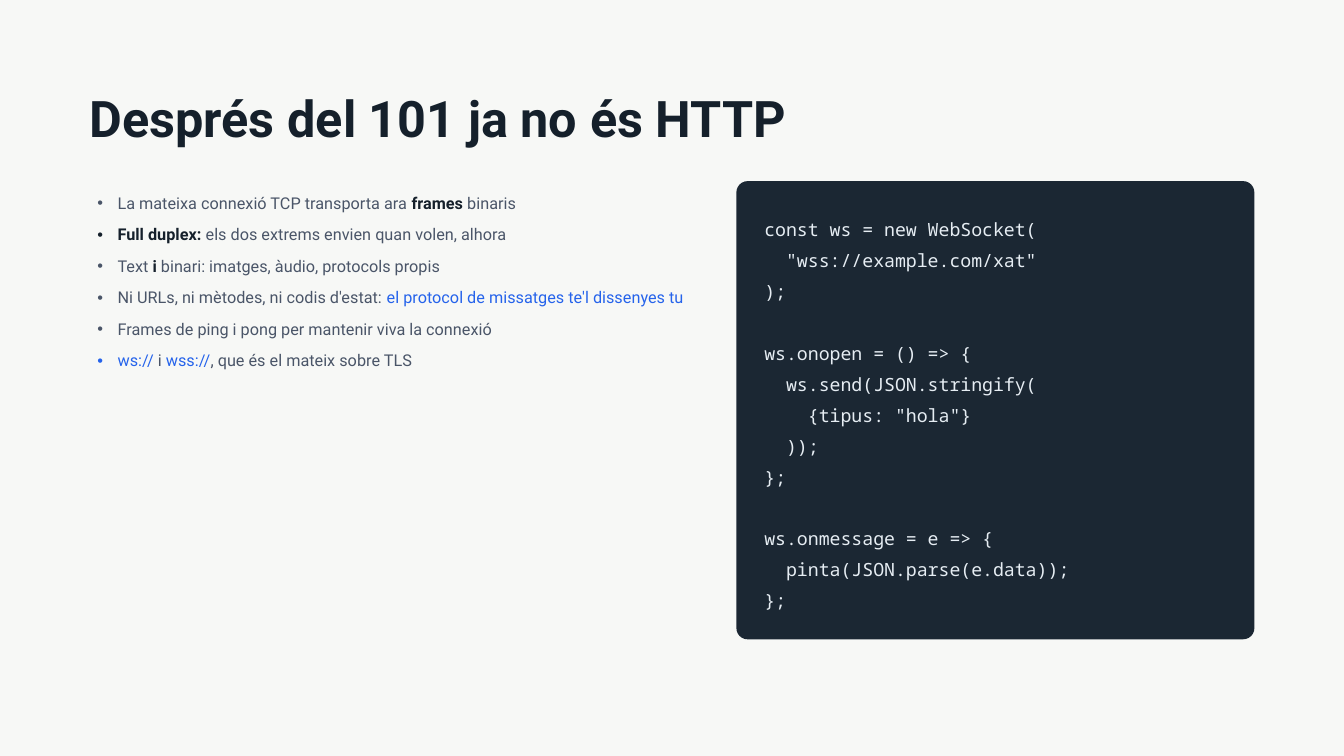
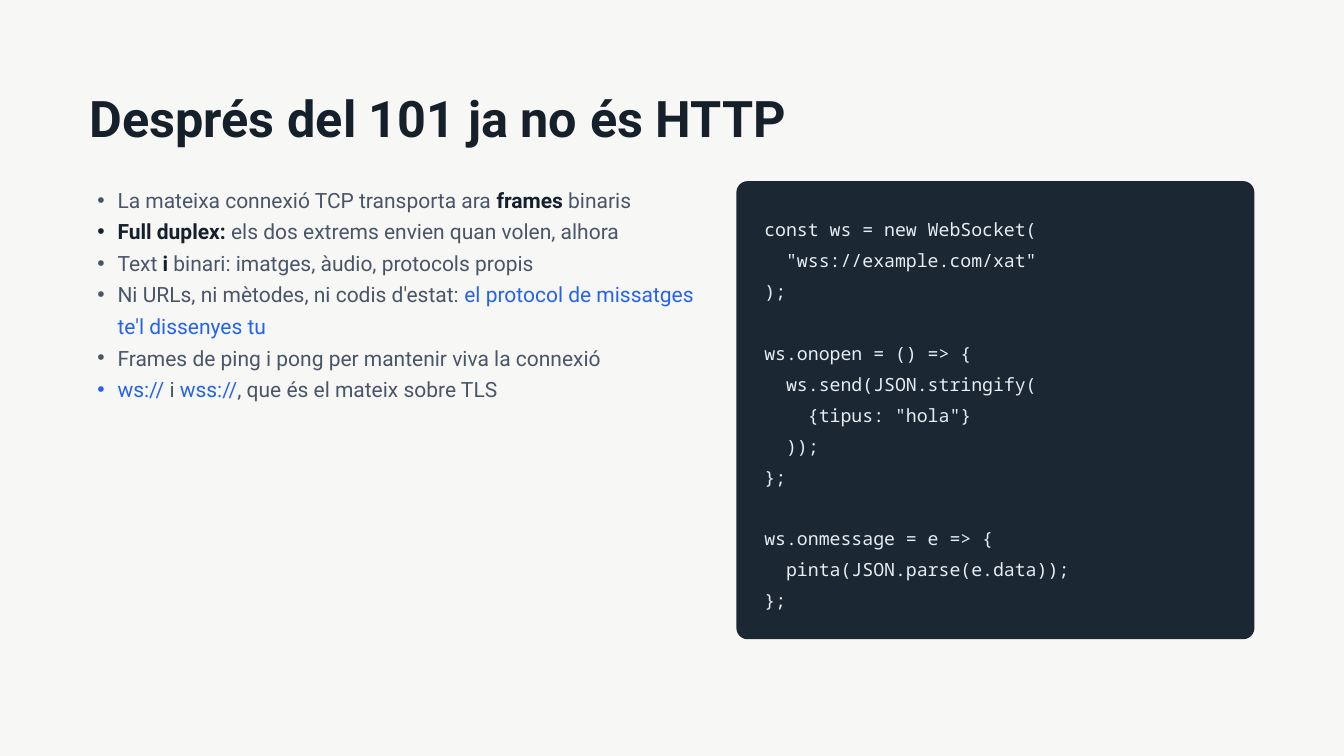
Before and after one commit to amplob/ASW, a slide deck: slide 8 of teoria/WebSockets i Server-Sent Events.pptx. Drawn at 1344x756 pixels with LibreOffice and Linux fonts; fonts in the diff are those of the drawing. Boxes give left, top, right and bottom in pixels: in the first picture for what was removed or moved away, otherwise in the second. Text is boxed around its words. In the diff, an @@ line names an element or a change of style, - is before the commit and + after.

```diff
--- a/teoria/WebSockets i Server-Sent Events.pptx
+++ b/teoria/WebSockets i Server-Sent Events.pptx
@@ text "La mateixa connexió TCP transporta ..." at (x1=118, y1=192, x2=693, y2=402): size 11.6 to 15 pt @@
```
Also in this commit, not shown: 5 other slides changed, 6 slides added, 4 slides removed.
